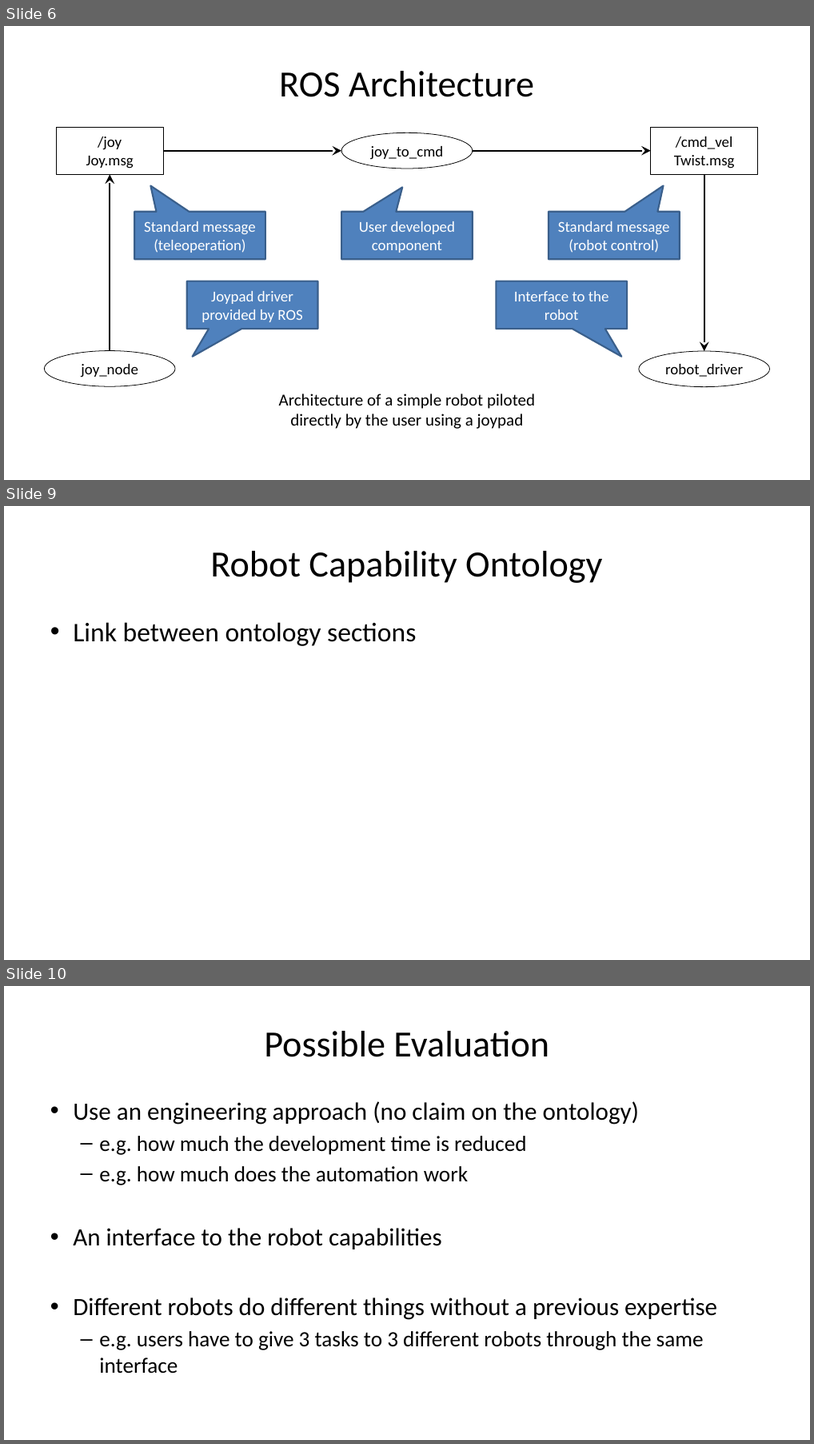
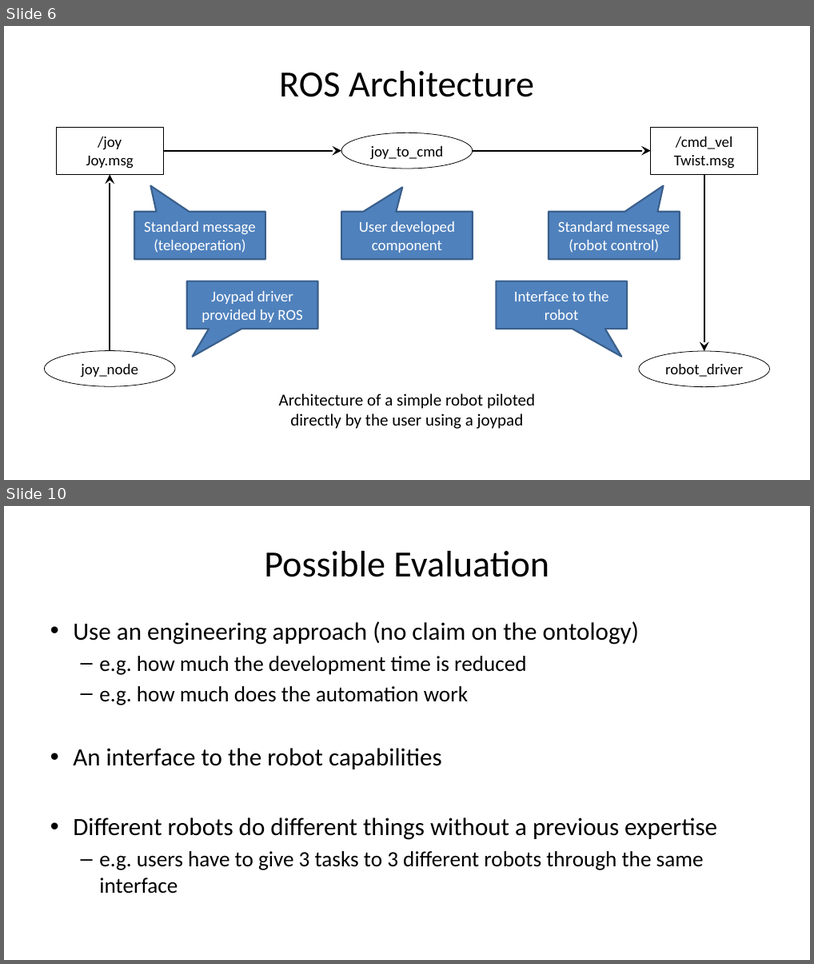
Before and after one commit to kmitd/onto-rob-capabilities, a slide deck: data/meeting_2017_05_09.pptx. Shown one above the other, each under a label of ours: slides 6, 9 and 10 before the commit, slides 6 and 10 after it; the slides between them are not shown. The pictures are 814x1444 and 814x964 pixels, drawn with LibreOffice and Linux fonts; fonts in the diff are those of the drawing. Boxes give left, top, right and bottom in pixels: in the first picture for what was removed or moved away, otherwise in the second. Text is boxed around its words. In the diff, an @@ line names an element or a change of style, - is before the commit and + after.

Commit message:
manu's change to the ROS ontology

```diff
--- a/data/meeting_2017_05_09.pptx
+++ b/data/meeting_2017_05_09.pptx
@@ slide 9 removed at box(4, 506, 810, 960), background #FFFFFF @@
@@ title removed at box(210, 551, 602, 583) @@
-Robot Capability Ontology
@@ text removed at box(73, 622, 416, 646) @@
-• Link between ontology sections
```
Also in this commit, not shown: 1 slide changed, 3 slides added, 2 other slides removed, 4 other files.
